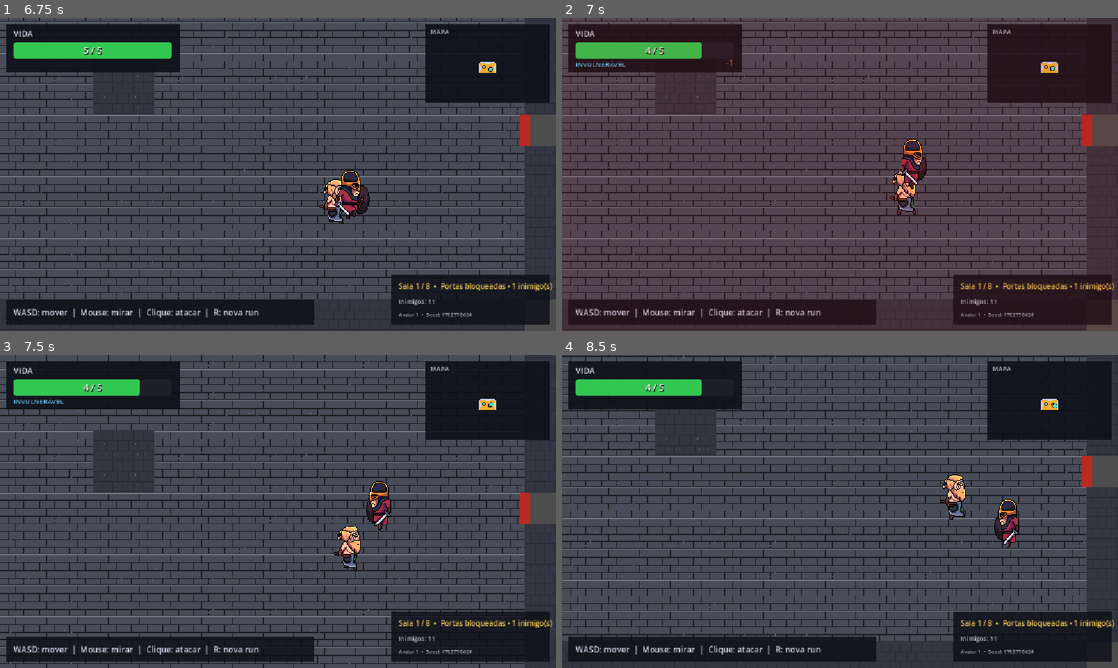
Above: before the commit, frames 1-4 (two rows, left to right).
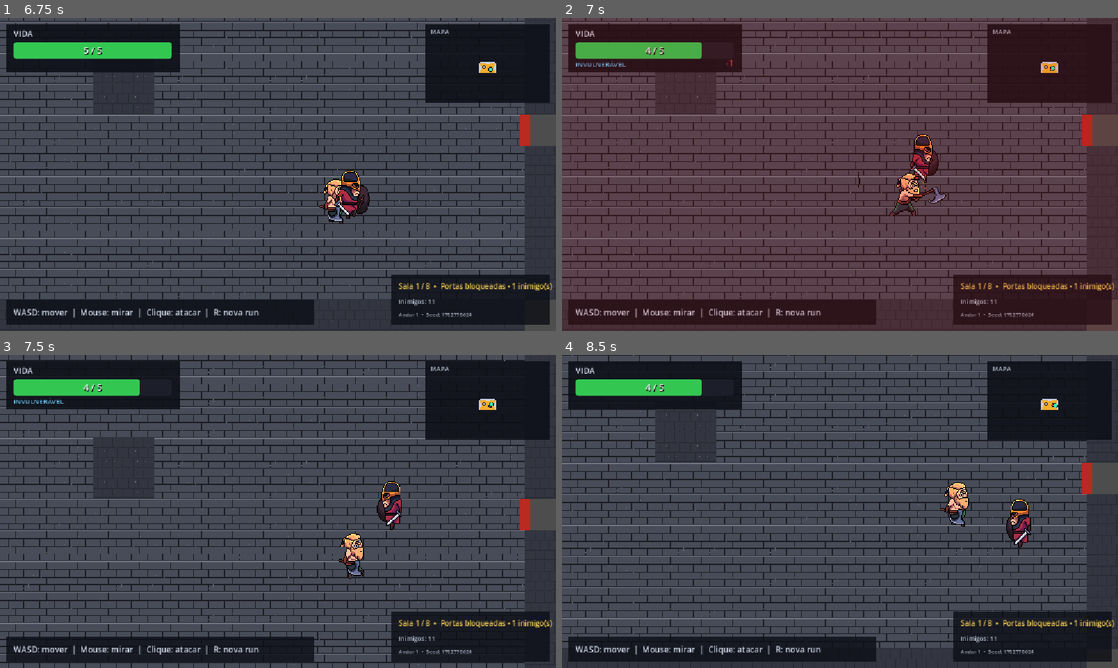
Above: after the commit, the same moments.

Repository: AntonioBMN/tower-champion
Game: Godot game, scene res://first_floor.tscn
Two runs of this game, one before a commit and one after it. Both use one fixed random seed, a clock stepped at 60 frames per second and the inputs below.
Inputs (mouse positions are in pixels of both pictures, inside the frame that each line leads up to):
- Up to frame 1 (6.75 s): move the mouse to (400, 158) at 0.52 s; press the mouse at (400, 158) at 0.53 s; hold D (move_right) 0.53-1.28 s; move the mouse to (166, 190) at 1.27 s; release the mouse at (166, 190) at 1.28 s; hold S (move_down) 1.28-2.03 s; click (166, 190) at 1.35 s; move the mouse to (333, 105) at 2.02 s; press the mouse at (333, 105) at 2.03 s; hold D (move_right) 2.03-2.78 s; move the mouse to (250, 237) at 2.77 s; release the mouse at (250, 237) at 2.78 s; hold W (move_up) 2.78-3.53 s; click (250, 237) at 2.85 s; move the mouse to (444, 221) at 3.52 s; press the mouse at (444, 221) at 3.53 s; hold A (move_left) 3.53-5.03 s; move the mouse to (111, 127) at 4.27 s; release the mouse at (111, 127) at 4.28 s; click (111, 127) at 4.35 s; move the mouse to (305, 174) at 5.02 s; press the mouse at (305, 174) at 5.03 s; hold S (move_down) 5.03-5.78 s; move the mouse to (194, 96) at 5.77 s; release the mouse at (194, 96) at 5.78 s; hold D (move_right) 5.78-6.53 s; click (194, 96) at 5.85 s; move the mouse to (400, 158) at 6.52 s; press the mouse at (400, 158) at 6.53 s; hold W (move_up) from 6.53 s (still down)
- Up to frame 2 (7 s): keep holding W (move_up)
- Up to frame 3 (7.5 s): move the mouse to (166, 527) at 7.27 s; release W (move_up) at 7.28 s; release the mouse at (166, 527) at 7.28 s; hold D (move_right) from 7.28 s (still down); click (166, 527) at 7.35 s
- Up to frame 4 (8.5 s): move the mouse to (895, 442) at 8.02 s; release D (move_right) at 8.03 s; press the mouse at (895, 442) at 8.03 s; hold S (move_down) from 8.03 s (still down)

Frame 1 is identical in both runs. In frame 2, 1.2% of the frame differs, in the area x 29-89%, y 13-64%; in frame 3, 24%, in the area x 0-100%, y 0-100%; in frame 4, 23%.

Commit message:
feat: improve enemy combat feedback

Diff:
--- /dev/null
+++ b/combat_feedback.gd
@@ -0,0 +1,93 @@
+class_name CombatFeedback
+extends RefCounted
+
+
+static func create_synth_sound(
+	start_frequency: float,
+	end_frequency: float,
+	duration: float,
+	noise_mix: float
+) -> AudioStreamWAV:
+	const MIX_RATE := 22050
+	var sample_count := maxi(1, int(duration * MIX_RATE))
+	var audio_data := PackedByteArray()
+	audio_data.resize(sample_count * 2)
+	var phase := 0.0
+
+	for sample_index in range(sample_count):
+		var progress := float(sample_index) / float(sample_count)
+		var frequency := lerpf(start_frequency, end_frequency, progress)
+		phase += TAU * frequency / MIX_RATE
+		var noise := sin(float(sample_index) * 12.9898) * 43758.5453
+		noise = (noise - floor(noise)) * 2.0 - 1.0
+		var envelope := pow(1.0 - progress, 2.0)
+		var waveform := lerpf(sin(phase), noise, noise_mix)
+		var sample_value := int(
+			clampf(waveform * envelope * 0.42, -1.0, 1.0) * 32767.0
+		)
+		audio_data.encode_s16(sample_index * 2, sample_value)
+
+	var stream := AudioStreamWAV.new()
+	stream.format = AudioStreamWAV.FORMAT_16_BITS
+	stream.mix_rate = MIX_RATE
+	stream.stereo = false
+	stream.data = audio_data
+	return stream
+
+
+static func spawn_impact_particles(
+	tree: SceneTree,
+	impact_position: Vector2,
+	impact_direction: Vector2,
+	color: Color,
+	amount: int,
+	effect_name: String
+) -> CPUParticles2D:
+	var particles := CPUParticles2D.new()
+	particles.name = effect_name
+	particles.top_level = true
+	particles.global_position = impact_position
+	particles.z_index = 20
+	particles.one_shot = true
+	particles.explosiveness = 1.0
+	particles.amount = amount
+	particles.lifetime = 0.24
+	particles.direction = impact_direction.normalized()
+	particles.spread = 72.0
+	particles.gravity = Vector2.ZERO
+	particles.initial_velocity_min = 85.0
+	particles.initial_velocity_max = 210.0
+	particles.scale_amount_min = 1.6
+	particles.scale_amount_max = 3.4
+	particles.color = color
+	particles.finished.connect(particles.queue_free)
+
+	var effect_parent := tree.current_scene
+	if effect_parent == null:
+		effect_parent = tree.root
+	effect_parent.add_child(particles)
+	particles.restart()
+	return particles
+
+
+static func play_one_shot_sound(
+	tree: SceneTree,
+	position_value: Vector2,
+	stream: AudioStream,
+	volume_db: float,
+	effect_name: String
+) -> AudioStreamPlayer2D:
+	var audio := AudioStreamPlayer2D.new()
+	audio.name = effect_name
+	audio.top_level = true
+	audio.global_position = position_value
+	audio.stream = stream
+	audio.volume_db = volume_db
+	audio.finished.connect(audio.queue_free)
+
+	var effect_parent := tree.current_scene
+	if effect_parent == null:
+		effect_parent = tree.root
+	effect_parent.add_child(audio)
+	audio.play()
+	return audio
--- a/enemy.gd
+++ b/enemy.gd
@@ -2,25 +2,43 @@
 extends CharacterBody2D
 signal died
 
+const COMBAT_FEEDBACK = preload("res://combat_feedback.gd")
+
 @export var speed: float = 100.0
 @export var contact_damage: int = 1
+@export_range(0.2, 3.0, 0.05) var attack_interval: float = 0.75
 @export_group("Combat Feel")
 @export_range(100.0, 4000.0, 50.0) var knockback_deceleration: float = 1800.0
+@export_range(0.0, 1000.0, 10.0) var contact_knockback: float = 300.0
+@export_range(1, 48, 1) var impact_particle_amount: int = 11
 
 var player: Node2D
 var knockback_velocity: Vector2 = Vector2.ZERO
+var attack_feedback_remaining: float = 0.0
 
 @onready var animated_sprite: AnimatedSprite2D = $AnimatedSprite2D
 @onready var health_component: HealthComponent = $HealthComponent
+@onready var attack_cooldown: Timer = $AttackCooldown
+@onready var attack_audio: AudioStreamPlayer2D = $AttackAudio
+@onready var hit_audio: AudioStreamPlayer2D = $HitAudio
 
 
 func _ready() -> void:
 	player = get_tree().get_first_node_in_group("player") as Node2D
 	health_component.damaged.connect(_on_health_damaged)
 	health_component.died.connect(_on_health_died)
+	attack_cooldown.wait_time = attack_interval
+	attack_audio.stream = COMBAT_FEEDBACK.create_synth_sound(
+		210.0, 105.0, 0.12, 0.32
+	)
+	hit_audio.stream = COMBAT_FEEDBACK.create_synth_sound(
+		125.0, 58.0, 0.1, 0.52
+	)
 
 
 func _physics_process(delta: float) -> void:
+	attack_feedback_remaining = maxf(attack_feedback_remaining - delta, 0.0)
+
 	if _process_knockback(delta):
 		return
 
@@ -39,6 +57,9 @@
 
 
 func update_animation(direction: Vector2) -> void:
+	if attack_feedback_remaining > 0.0:
+		return
+
 	if direction == Vector2.ZERO:
 		animated_sprite.play("idle")
 	else:
@@ -49,6 +70,9 @@
 
 
 func damage_player_on_contact() -> void:
+	if not attack_cooldown.is_stopped():
+		return
+
 	for collision_index in get_slide_collision_count():
 		var collision := get_slide_collision(collision_index)
 		var collider := collision.get_collider() as Node
@@ -57,8 +81,45 @@
 			continue
 
 		if collider.is_in_group("player"):
-			if collider.has_method("take_damage"):
-				collider.take_damage(contact_damage)
+			if _deal_contact_damage(collider):
+				return
+
+
+func _deal_contact_damage(target: Node2D) -> bool:
+	if (
+		not is_instance_valid(target)
+		or not target.has_method("take_damage")
+		or not attack_cooldown.is_stopped()
+	):
+		return false
+
+	var damage_applied: Variant = target.take_damage(contact_damage)
+	if damage_applied is bool and not damage_applied:
+		return false
+
+	attack_cooldown.start()
+	attack_feedback_remaining = 0.16
+	animated_sprite.play("attack")
+	attack_audio.play()
+	hit_audio.global_position = target.global_position + Vector2(0.0, 45.0)
+	hit_audio.play()
+
+	var impact_direction := global_position.direction_to(target.global_position)
+	if impact_direction == Vector2.ZERO:
+		impact_direction = Vector2.RIGHT
+
+	if target.has_method("apply_knockback"):
+		target.apply_knockback(impact_direction * contact_knockback)
+
+	COMBAT_FEEDBACK.spawn_impact_particles(
+		get_tree(),
+		target.global_position + Vector2(0.0, 45.0),
+		impact_direction,
+		Color(1.0, 0.28, 0.16, 1.0),
+		impact_particle_amount,
+		"EnemyMeleeHitParticles"
+	)
+	return true
 
 
 func take_damage(amount: int) -> bool:
--- a/enemy.tscn
+++ b/enemy.tscn
@@ -3,7 +3,24 @@
 [ext_resource type="Texture2D" uid="uid://dibwkauav26gc" path="res://sprites/warrior/Warrior_1/Idle.png" id="1_4gyqm"]
 [ext_resource type="Script" uid="uid://c3g8qm57inhj1" path="res://enemy.gd" id="1_qi2p4"]
 [ext_resource type="Texture2D" uid="uid://3ehwojpykefx" path="res://sprites/warrior/Warrior_1/Walk.png" id="2_qi2p4"]
+[ext_resource type="Texture2D" path="res://sprites/warrior/Warrior_1/Attack_1.png" id="3_attack"]
 [ext_resource type="Script" path="res://health_component.gd" id="3_health"]
+
+[sub_resource type="AtlasTexture" id="AtlasTexture_attack_0"]
+atlas = ExtResource("3_attack")
+region = Rect2(0, 0, 96, 96)
+
+[sub_resource type="AtlasTexture" id="AtlasTexture_attack_1"]
+atlas = ExtResource("3_attack")
+region = Rect2(96, 0, 96, 96)
+
+[sub_resource type="AtlasTexture" id="AtlasTexture_attack_2"]
+atlas = ExtResource("3_attack")
+region = Rect2(192, 0, 96, 96)
+
+[sub_resource type="AtlasTexture" id="AtlasTexture_attack_3"]
+atlas = ExtResource("3_attack")
+region = Rect2(288, 0, 96, 96)
 
 [sub_resource type="AtlasTexture" id="AtlasTexture_iifgy"]
 atlas = ExtResource("1_4gyqm")
@@ -63,6 +80,23 @@
 
 [sub_resource type="SpriteFrames" id="SpriteFrames_m50k7"]
 animations = [{
+"frames": [{
+"duration": 1.0,
+"texture": SubResource("AtlasTexture_attack_0")
+}, {
+"duration": 1.0,
+"texture": SubResource("AtlasTexture_attack_1")
+}, {
+"duration": 1.0,
+"texture": SubResource("AtlasTexture_attack_2")
+}, {
+"duration": 1.0,
+"texture": SubResource("AtlasTexture_attack_3")
+}],
+"loop": 0,
+"name": &"attack",
+"speed": 26.0
+}, {
 "frames": [{
 "duration": 1.0,
 "texture": SubResource("AtlasTexture_iifgy")
@@ -140,3 +174,15 @@
 [node name="HealthComponent" type="Node" parent="."]
 script = ExtResource("3_health")
 max_health = 3
+
+[node name="AttackCooldown" type="Timer" parent="."]
+wait_time = 0.75
+one_shot = true
+
+[node name="AttackAudio" type="AudioStreamPlayer2D" parent="."]
+volume_db = -8.0
+max_polyphony = 2
+
+[node name="HitAudio" type="AudioStreamPlayer2D" parent="."]
+volume_db = -5.0
+max_polyphony = 3
--- a/enemy_projectile.gd
+++ b/enemy_projectile.gd
@@ -1,16 +1,24 @@
 class_name EnemyProjectile
 extends Area2D
+
+const COMBAT_FEEDBACK = preload("res://combat_feedback.gd")
 
 @export_range(100.0, 1200.0, 10.0) var speed: float = 520.0
 @export_range(1, 100, 1) var damage: int = 1
 @export_range(0.2, 5.0, 0.1) var max_lifetime: float = 2.0
+@export_range(0.0, 1000.0, 10.0) var impact_knockback: float = 260.0
+@export_range(1, 48, 1) var impact_particle_amount: int = 12
 
 var direction: Vector2 = Vector2.RIGHT
 var lifetime: float
+var impact_sound: AudioStreamWAV
 
 
 func _ready() -> void:
 	lifetime = max_lifetime
+	impact_sound = COMBAT_FEEDBACK.create_synth_sound(
+		190.0, 65.0, 0.1, 0.42
+	)
 	body_entered.connect(_on_body_entered)
 
 
@@ -28,7 +36,31 @@
 
 
 func _on_body_entered(body: Node2D) -> void:
+	var impact_direction := direction.normalized()
+	var damage_applied := false
+
 	if body.is_in_group("player") and body.has_method("take_damage"):
-		body.take_damage(damage)
+		var damage_result: Variant = body.take_damage(damage)
+		damage_applied = damage_result if damage_result is bool else true
+
+		if damage_applied and body.has_method("apply_knockback"):
+			body.apply_knockback(impact_direction * impact_knockback)
+
+	if damage_applied:
+		COMBAT_FEEDBACK.spawn_impact_particles(
+			get_tree(),
+			global_position,
+			impact_direction,
+			Color(1.0, 0.18, 0.42, 1.0),
+			impact_particle_amount,
+			"EnemyProjectileHitParticles"
+		)
+		COMBAT_FEEDBACK.play_one_shot_sound(
+			get_tree(),
+			global_position,
+			impact_sound,
+			-5.0,
+			"EnemyProjectileHitAudio"
+		)
 
 	queue_free()
--- a/player.gd
+++ b/player.gd
@@ -15,12 +15,16 @@
 @export_range(0.0, 0.2, 0.005) var hit_stop_duration: float = 0.045
 @export_range(0.01, 1.0, 0.01) var hit_stop_time_scale: float = 0.08
 @export_range(1, 64, 1) var impact_particle_amount: int = 14
+@export_range(0.0, 1200.0, 10.0) var received_knockback_deceleration: float = 1500.0
+@export_range(0.0, 0.2, 0.005) var received_hit_stop_duration: float = 0.035
+@export_range(0.01, 1.0, 0.01) var received_hit_stop_time_scale: float = 0.14
 
 var attack_active: bool = false
 var hit_targets: Dictionary = {}
 var hit_stop_triggered: bool = false
 var hit_stop_active: bool = false
 var previous_time_scale: float = 1.0
+var received_knockback_velocity: Vector2 = Vector2.ZERO
 
 @onready var animated_sprite: AnimatedSprite2D = $AnimatedSprite2D
 @onready var aim_pivot: Node2D = $AimPivot
@@ -45,7 +49,7 @@
 	print_health()
 
 
-func _physics_process(_delta: float) -> void:
+func _physics_process(delta: float) -> void:
 	if health_component.is_dead:
 		return
 
@@ -56,8 +60,12 @@
 		"move_down"
 	)
 
-	velocity = direction * speed
+	velocity = direction * speed + received_knockback_velocity
 	move_and_slide()
+	received_knockback_velocity = received_knockback_velocity.move_toward(
+		Vector2.ZERO,
+		received_knockback_deceleration * delta
+	)
 
 	update_animation(direction)
 	update_aim()
@@ -226,15 +234,18 @@
 	particles.restart()
 
 
-func _apply_hit_stop() -> void:
-	if hit_stop_active or hit_stop_duration <= 0.0:
+func _apply_hit_stop(
+	duration: float = hit_stop_duration,
+	time_scale: float = hit_stop_time_scale
+) -> void:
+	if hit_stop_active or duration <= 0.0:
 		return
 
 	hit_stop_active = true
 	previous_time_scale = Engine.time_scale
-	Engine.time_scale = hit_stop_time_scale
+	Engine.time_scale = time_scale
 	await get_tree().create_timer(
-		hit_stop_duration,
+		duration,
 		true,
 		false,
 		true
@@ -288,8 +299,18 @@
 	return stream
 
 
-func take_damage(amount: int) -> void:
-	health_component.take_damage(amount)
+func take_damage(amount: int) -> bool:
+	var damage_applied := health_component.take_damage(amount)
+	if damage_applied:
+		_apply_hit_stop(
+			received_hit_stop_duration,
+			received_hit_stop_time_scale
+		)
+	return damage_applied
+
+
+func apply_knockback(impulse: Vector2) -> void:
+	received_knockback_velocity = impulse
 
 
 func _on_health_damaged(_amount: int, current_health: int) -> void:
--- a/ranged_enemy.gd
+++ b/ranged_enemy.gd
@@ -4,6 +4,7 @@
 signal died
 
 const PROJECTILE_SCENE: PackedScene = preload("res://enemy_projectile.tscn")
+const COMBAT_FEEDBACK = preload("res://combat_feedback.gd")
 
 @export_group("Stats")
 @export_range(1, 100, 1) var max_health: int = 1
@@ -20,20 +21,26 @@
 @export_range(100.0, 1200.0, 10.0) var projectile_speed: float = 520.0
 @export_range(0.2, 5.0, 0.05) var attack_interval: float = 1.15
 @export_range(100.0, 1000.0, 10.0) var attack_range: float = 580.0
+@export_range(1, 48, 1) var launch_particle_amount: int = 10
 
 var player: Node2D
 var knockback_velocity: Vector2 = Vector2.ZERO
+var attack_feedback_remaining: float = 0.0
 
 @onready var animated_sprite: AnimatedSprite2D = $AnimatedSprite2D
 @onready var health_component: HealthComponent = $HealthComponent
 @onready var aim_pivot: Node2D = $AimPivot
 @onready var muzzle: Marker2D = $AimPivot/Muzzle
 @onready var shoot_cooldown: Timer = $ShootCooldown
+@onready var attack_audio: AudioStreamPlayer2D = $AttackAudio
 
 
 func _ready() -> void:
 	player = get_tree().get_first_node_in_group("player") as Node2D
 	shoot_cooldown.wait_time = attack_interval
+	attack_audio.stream = COMBAT_FEEDBACK.create_synth_sound(
+		480.0, 170.0, 0.14, 0.22
+	)
 	health_component.max_health = max_health
 	health_component.reset_health()
 	health_component.damaged.connect(_on_health_damaged)
@@ -41,8 +48,10 @@
 	animated_sprite.self_modulate = Color(0.58, 0.78, 1.0, 1.0)
 
 
-func _physics_process(_delta: float) -> void:
-	if _process_knockback(_delta):
+func _physics_process(delta: float) -> void:
+	attack_feedback_remaining = maxf(attack_feedback_remaining - delta, 0.0)
+
+	if _process_knockback(delta):
 		return
 
 	if not is_instance_valid(player) or health_component.is_dead:
@@ -78,14 +87,16 @@
 
 func _stop_moving() -> void:
 	velocity = Vector2.ZERO
-	animated_sprite.play("idle")
+	if attack_feedback_remaining <= 0.0:
+		animated_sprite.play("idle")
 
 
 func _update_animation(aim_direction: Vector2) -> void:
-	if velocity == Vector2.ZERO:
-		animated_sprite.play("idle")
-	else:
-		animated_sprite.play("walk")
+	if attack_feedback_remaining <= 0.0:
+		if velocity == Vector2.ZERO:
+			animated_sprite.play("idle")
+		else:
+			animated_sprite.play("walk")
 
 	if abs(aim_direction.x) > 0.01:
 		animated_sprite.flip_h = aim_direction.x < 0.0
@@ -121,10 +132,32 @@
 
 
 func _show_shoot_feedback() -> void:
+	attack_feedback_remaining = 0.16
+	animated_sprite.play("attack")
 	animated_sprite.modulate = Color(0.45, 0.9, 1.0, 1.0)
+	attack_audio.play()
+
+	var shot_direction := muzzle.global_transform.x.normalized()
+	COMBAT_FEEDBACK.spawn_impact_particles(
+		get_tree(),
+		muzzle.global_position,
+		shot_direction,
+		Color(0.3, 0.82, 1.0, 1.0),
+		launch_particle_amount,
+		"RangedLaunchParticles"
+	)
+
+	animated_sprite.position = -shot_direction * 7.0
 
 	var tween := create_tween()
+	tween.set_parallel(true)
 	tween.tween_property(animated_sprite, "modulate", Color.WHITE, 0.14)
+	tween.tween_property(
+		animated_sprite,
+		"position",
+		Vector2.ZERO,
+		0.14
+	).set_trans(Tween.TRANS_BACK).set_ease(Tween.EASE_OUT)
 
 
 func take_damage(amount: int) -> bool:
--- /dev/null
+++ b/tests/enemy_combat_feel_smoke_test.gd
@@ -0,0 +1,134 @@
+extends SceneTree
+
+const PLAYER_SCENE: PackedScene = preload("res://player.tscn")
+const ENEMY_SCENE: PackedScene = preload("res://enemy.tscn")
+const RANGED_ENEMY_SCENE: PackedScene = preload("res://ranged_enemy.tscn")
+
+var failures: int = 0
+
+
+func _initialize() -> void:
+	_run.call_deferred()
+
+
+func _run() -> void:
+	var world := Node2D.new()
+	world.name = "EnemyCombatFeelTestWorld"
+	root.add_child(world)
+	current_scene = world
+
+	var player := PLAYER_SCENE.instantiate() as CharacterBody2D
+	world.add_child(player)
+	player.global_position = Vector2(80.0, 0.0)
+	var player_health := player.get_node("HealthComponent") as HealthComponent
+
+	var melee_enemy := ENEMY_SCENE.instantiate() as CharacterBody2D
+	world.add_child(melee_enemy)
+	melee_enemy.global_position = Vector2.ZERO
+	var initial_health := player_health.current_health
+	var melee_hit_applied: bool = melee_enemy.call(
+		"_deal_contact_damage", player
+	)
+
+	_expect(melee_hit_applied, "melee enemy should land its contact attack")
+	_expect(
+		player_health.current_health == initial_health - 1,
+		"melee attack should damage the player"
+	)
+	_expect(
+		player.get("received_knockback_velocity").length() > 0.0,
+		"melee attack should knock the player back"
+	)
+	_expect(
+		melee_enemy.get_node("AnimatedSprite2D").animation == "attack",
+		"melee enemy should play its attack animation"
+	)
+	_expect(
+		melee_enemy.get_node("AttackAudio").playing,
+		"melee enemy should play attack audio"
+	)
+	_expect(
+		world.get_node_or_null("EnemyMeleeHitParticles") != null,
+		"melee enemy should spawn impact particles"
+	)
+
+	await create_timer(0.06, true, false, true).timeout
+	player_health.reset_health()
+	player.set("received_knockback_velocity", Vector2.ZERO)
+
+	var ranged_enemy := RANGED_ENEMY_SCENE.instantiate() as CharacterBody2D
+	world.add_child(ranged_enemy)
+	ranged_enemy.global_position = Vector2(320.0, 0.0)
+	ranged_enemy.get_node("AimPivot").rotation = PI
+	ranged_enemy.call("shoot")
+
+	_expect(
+		ranged_enemy.get_node("AnimatedSprite2D").animation == "attack",
+		"ranged enemy should play its attack animation"
+	)
+	_expect(
+		ranged_enemy.get_node("AttackAudio").playing,
+		"ranged enemy should play launch audio"
+	)
+	_expect(
+		world.get_node_or_null("RangedLaunchParticles") != null,
+		"ranged enemy should spawn launch particles"
+	)
+
+	var projectile: EnemyProjectile
+	for child in world.get_children():
+		if child is EnemyProjectile:
+			projectile = child
+			break
+
+	_expect(projectile != null, "ranged enemy should create a projectile")
+	if projectile != null:
+		var health_before_projectile := player_health.current_health
+		projectile.call("_on_body_entered", player)
+		_expect(
+			player_health.current_health == health_before_projectile - 1,
+			"ranged projectile should damage the player"
+		)
+		_expect(
+			player.get("received_knockback_velocity").length() > 0.0,
+			"ranged projectile should knock the player back"
+		)
+		_expect(
+			world.get_node_or_null("EnemyProjectileHitParticles") != null,
+			"ranged projectile should spawn impact particles"
+		)
+		_expect(
+			world.get_node_or_null("EnemyProjectileHitAudio") != null,
+			"ranged projectile should play impact audio"
+		)
+
+	_expect(
+		Engine.time_scale < 1.0,
+		"enemy damage should trigger player hit-stop"
+	)
+	await create_timer(0.08, true, false, true).timeout
+	_expect(
+		is_equal_approx(Engine.time_scale, 1.0),
+		"enemy hit-stop should restore the game speed"
+	)
+
+	if failures == 0:
+		print("PASS: enemy combat feel smoke test")
+
+	Engine.time_scale = 1.0
+	await create_timer(0.12, true, false, true).timeout
+	for audio_node in world.find_children(
+		"*", "AudioStreamPlayer2D", true, false
+	):
+		audio_node.stop()
+	world.queue_free()
+	await process_frame
+	quit(failures)
+
+
+func _expect(condition: bool, message: String) -> void:
+	if condition:
+		return
+
+	failures += 1
+	push_error("FAIL: " + message)
Not shown, added: combat_feedback.gd.uid
Not shown, added: tests/enemy_combat_feel_smoke_test.gd.uid
